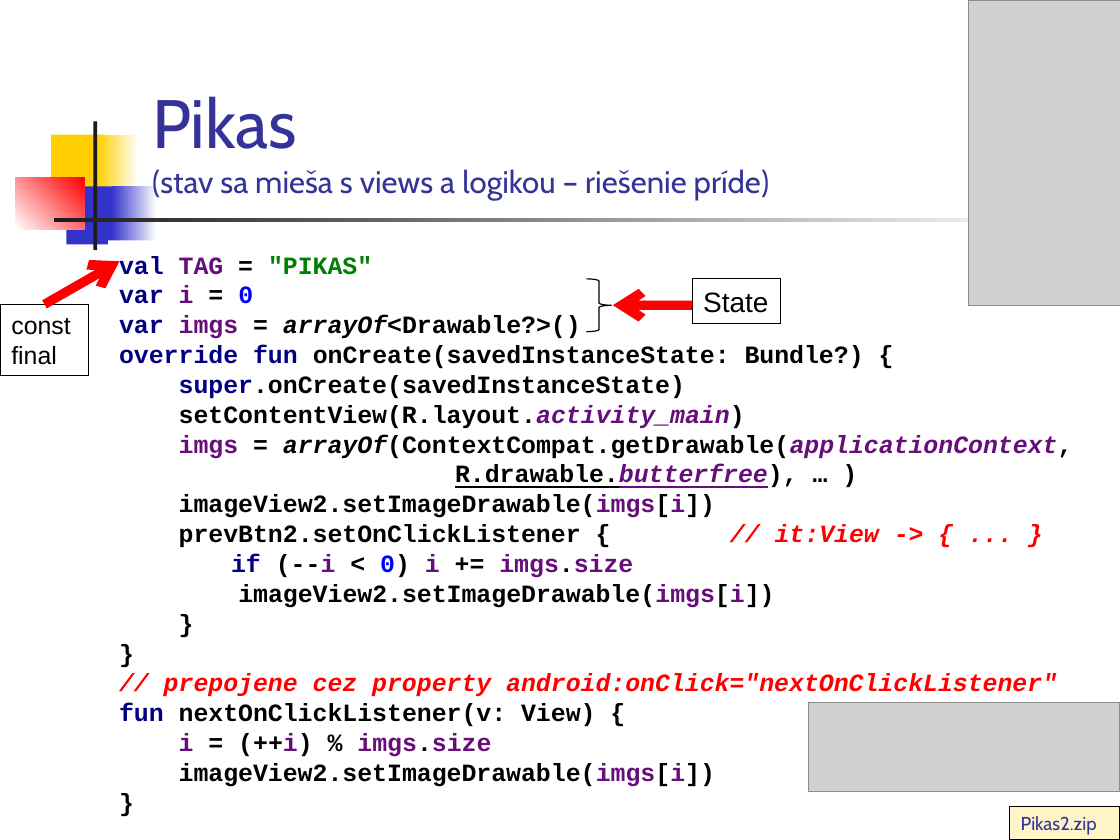
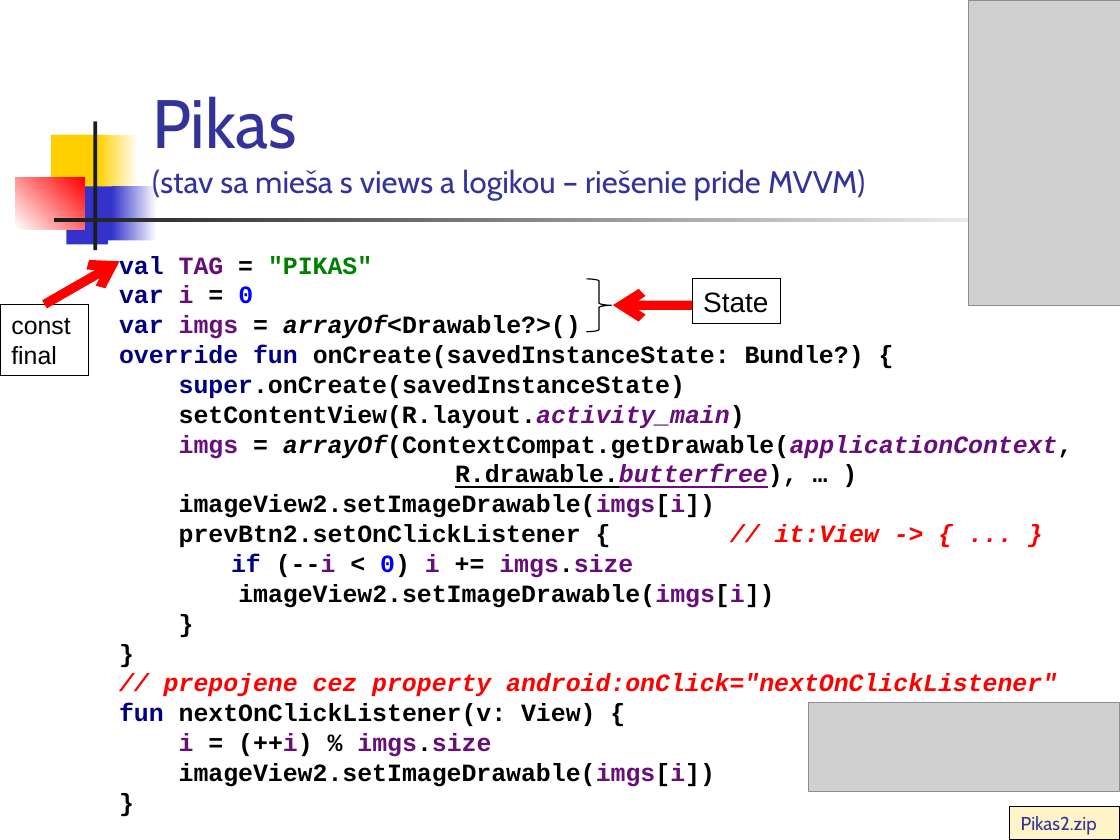
Before and after one commit to vmandro/Prednasky, a slide deck: slide 5 of 03/03_Android.ppt. Drawn at 1120x840 pixels with LibreOffice and Linux fonts; fonts in the diff are those of the drawing; grey boxes stand for pictures. Boxes give left, top, right and bottom in pixels: in the first picture for what was removed or moved away, otherwise in the second. Text is boxed around its words. In the diff, an @@ line names an element or a change of style, - is before the commit and + after.

```diff
--- a/03/03_Android.ppt
+++ b/03/03_Android.ppt
@@ title at bbox=[152, 96, 865, 200]: text changed @@
-Pikas
-(stav sa mieša s views a logikou – riešenie príde)
+Pikas
+(stav sa mieša s views a logikou – riešenie pride MVVM)
```
Also in this commit, not shown: 15 other slides changed, 4 slides added, 1 other file.
